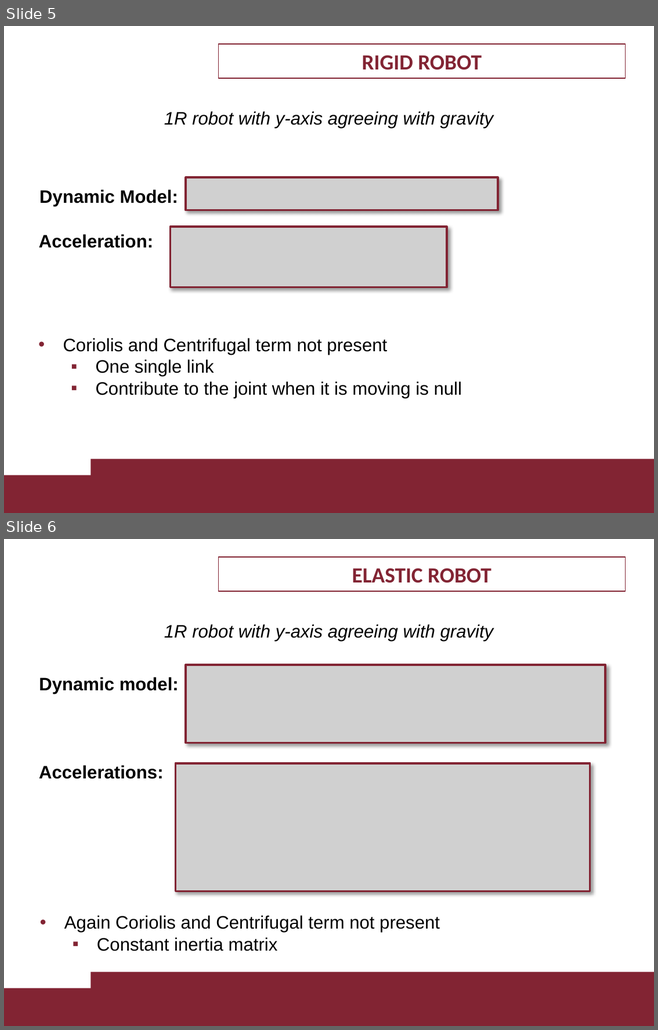
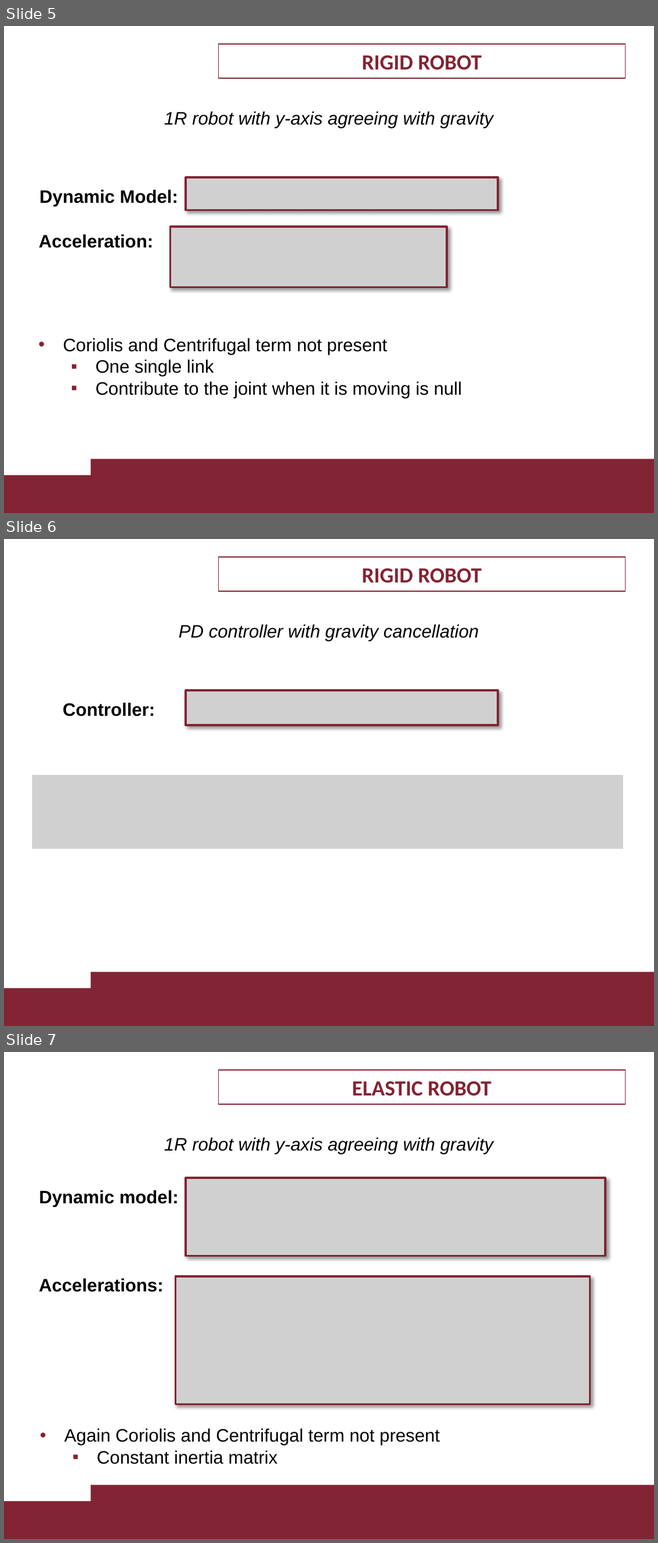
Before and after one commit to LorCir28/lagrangian_neural_network_with_PDcontroller_gravity_cancellation, a slide deck: 1895955_1884561 project/presentation/1895955_1884561.pptx. Shown one above the other, each under a label of ours: slides 5 and 6 before the commit, slides 5, 6 and 7 after it. The pictures are 658x1030 and 658x1543 pixels, drawn with LibreOffice and Linux fonts; fonts in the diff are those of the drawing; grey boxes stand for pictures; background and template pictures are left out. Boxes give left, top, right and bottom in pixels: in the first picture for what was removed or moved away, otherwise in the second. Text is boxed around its words. In the diff, an @@ line names an element or a change of style, - is before the commit and + after.

```diff
--- a/1895955_1884561 project/presentation/1895955_1884561.pptx
+++ b/1895955_1884561 project/presentation/1895955_1884561.pptx
@@ slide 6 added at [4,539,654,1026], background #FFFFFF; not listed: 2 template elements that a slide beside it also shows @@
@@ rectangle added at [219,557,625,592], outline #822433 0.75 pt, 24 pt, text #822433, bold @@
+RIGID ROBOT
@@ text added at [179,624,478,641], 20 pt, text #000000, italic @@
+PD controller with gravity cancellation
@@ picture added at [186,690,498,725] @@
@@ text added at [63,703,155,716], 20 pt, text #000000, bold @@
+Controller:
@@ picture added at [32,776,622,849] @@
@@ what was slide 6 is now slide 7 @@
```
Also in this commit, not shown: 7 slides changed, 5 other slides added, 6 slides removed, 20 other files.
